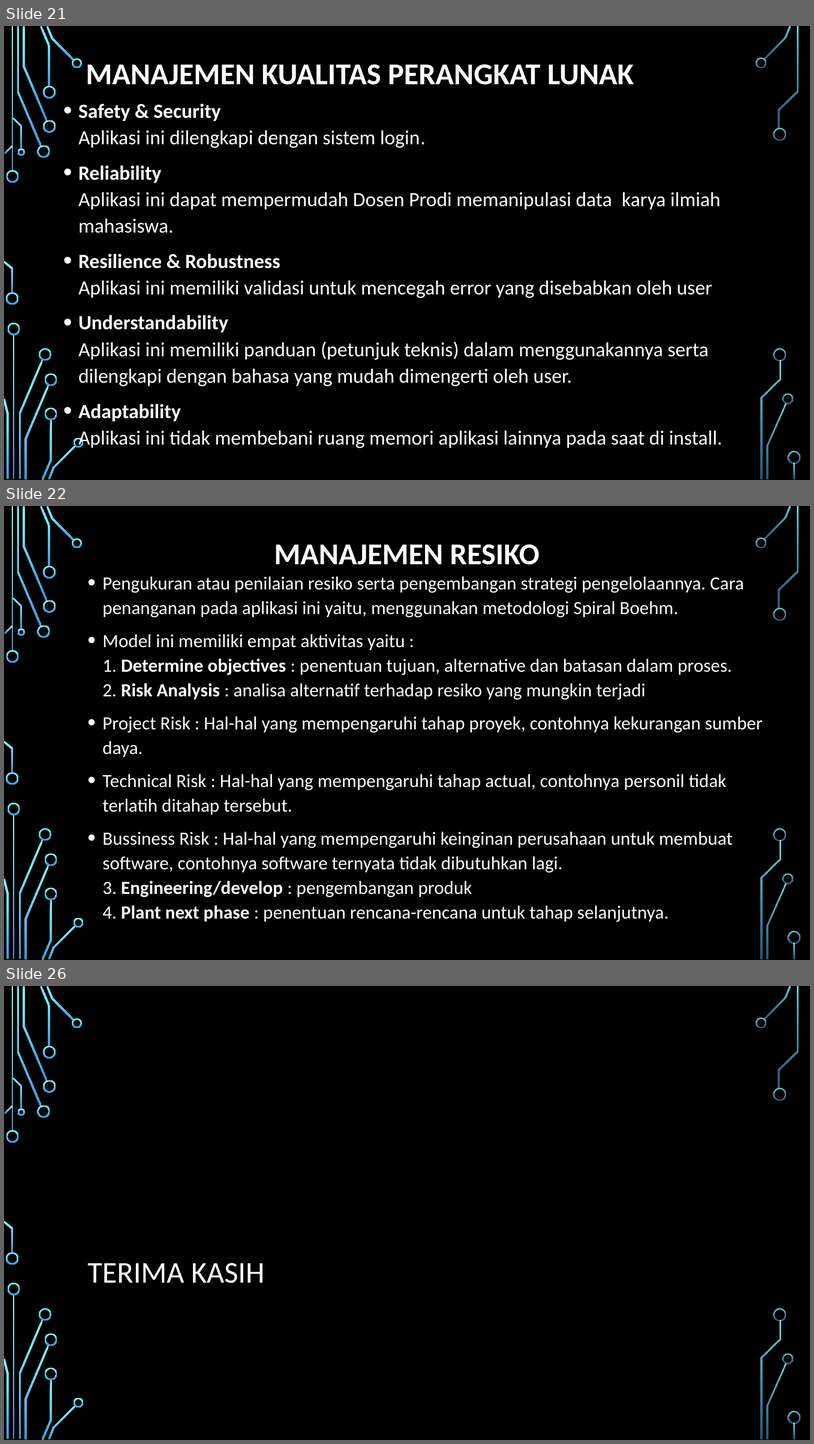
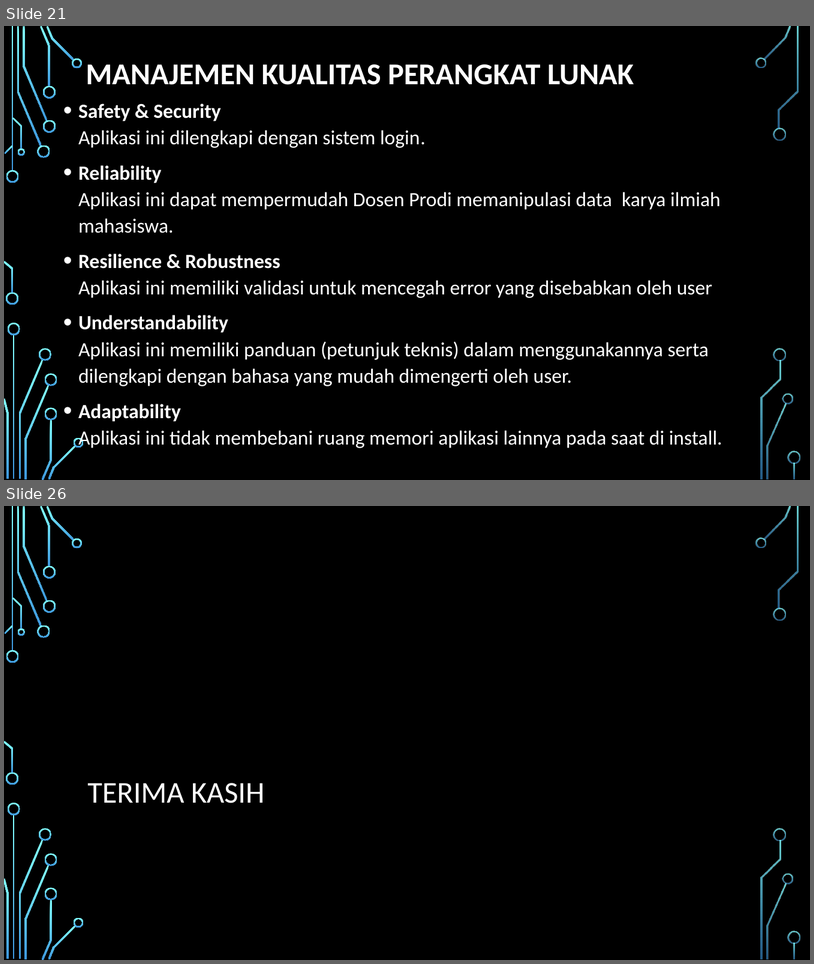
Before and after one commit to xhendroxz/kelompok3, a slide deck: Perancangan Sistem Informasi 1.pptx. Shown one above the other, each under a label of ours: slides 21, 22 and 26 before the commit, slides 21 and 26 after it; the slides between them are not shown. The pictures are 814x1444 and 814x964 pixels, drawn with LibreOffice and Linux fonts; fonts in the diff are those of the drawing; background and template pictures are left out. Boxes give left, top, right and bottom in pixels: in the first picture for what was removed or moved away, otherwise in the second. Text is boxed around its words. In the diff, an @@ line names an element or a change of style, - is before the commit and + after.

```diff
--- a/Perancangan Sistem Informasi 1.pptx
+++ b/Perancangan Sistem Informasi 1.pptx
@@ slide 22 removed at [4, 506, 810, 960], background picture (left out); not listed: 36 template elements that a slide beside it also shows @@
@@ title removed at [274, 544, 540, 565] @@
-MANAJEMEN RESIKO
@@ text removed at [102, 576, 763, 922] @@
-• Pengukuran atau penilaian resiko serta pengembangan strategi pengelolaannya. Cara penanganan pada aplikasi ini yaitu, menggunakan metodologi Spiral Boehm.
-• Model ini memiliki empat aktivitas yaitu :
-  1. Determine objectives : penentuan tujuan, alternative dan batasan dalam proses.
-  2. Risk Analysis : analisa alternatif terhadap resiko yang mungkin terjadi
-• Project Risk : Hal-hal yang mempengaruhi tahap proyek, contohnya kekurangan sumber daya.
-• Technical Risk : Hal-hal yang mempengaruhi tahap actual, contohnya personil tidak terlatih ditahap tersebut.
-• Bussiness Risk : Hal-hal yang mempengaruhi keinginan perusahaan untuk membuat software, contohnya software ternyata tidak dibutuhkan lagi.
-  3. Engineering/develop : pengembangan produk
-  4. Plant next phase : penentuan rencana-rencana untuk tahap selanjutnya.
```
Also in this commit, not shown: 1 slide changed, 4 slides added, 3 other slides removed, 1 other file.
